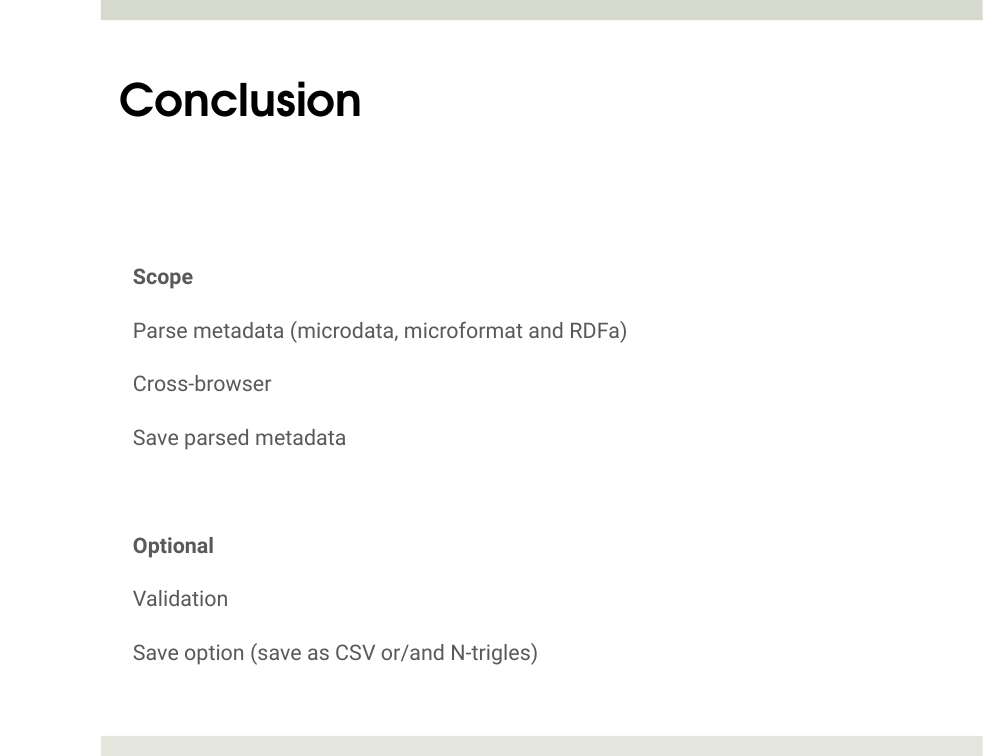
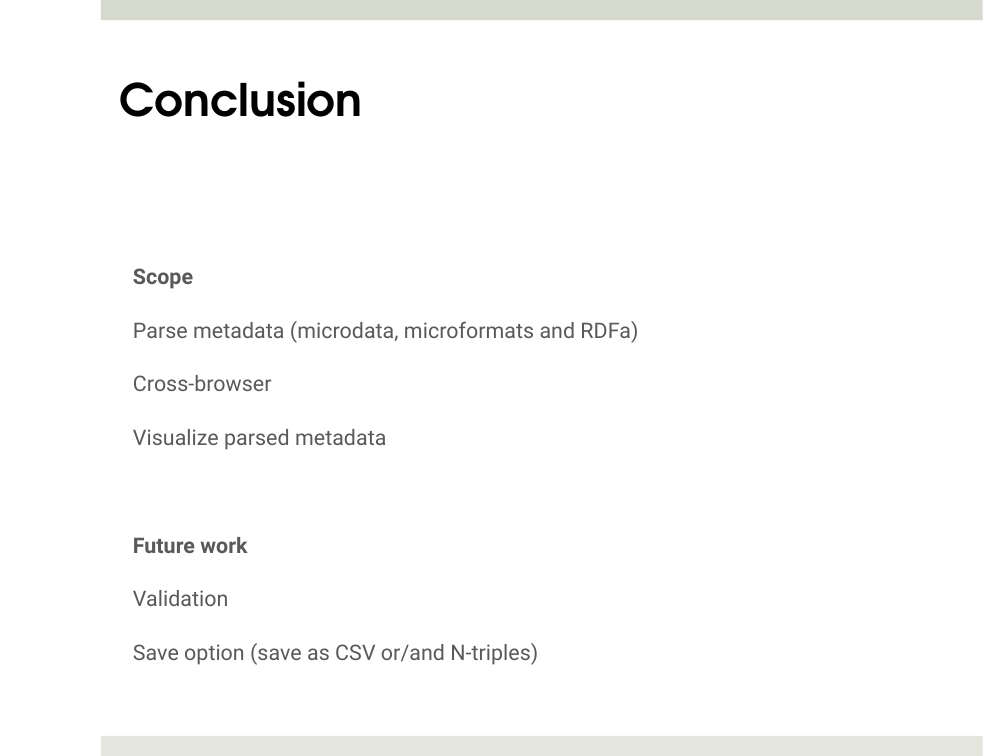
Before and after one commit to mdeaconu/wedi, a slide deck: slide 13 of presentation/wedi_wade.pptx (slide 10 before the commit). Drawn at 1008x756 pixels with LibreOffice and Linux fonts; fonts in the diff are those of the drawing. Boxes give left, top, right and bottom in pixels: in the first picture for what was removed or moved away, otherwise in the second. Text is boxed around its words. In the diff, an @@ line names an element or a change of style, - is before the commit and + after.

```diff
--- a/presentation/wedi_wade.pptx
+++ b/presentation/wedi_wade.pptx
@@ text at [133,321,638,343]: text changed @@
-Parse metadata (microdata, microformat and RDFa)
+Parse metadata (microdata, microformats and RDFa)
@@ text at [133,429,386,553]: text changed @@
-Save parsed metadata
-Optional
+Visualize parsed metadata
+Future work
@@ text at [133,643,538,665]: text changed @@
-Save option (save as CSV or/and N-trigles)
+Save option (save as CSV or/and N-triples)
```
Also in this commit, not shown: 2 other slides changed, 5 slides added, 2 other files.
